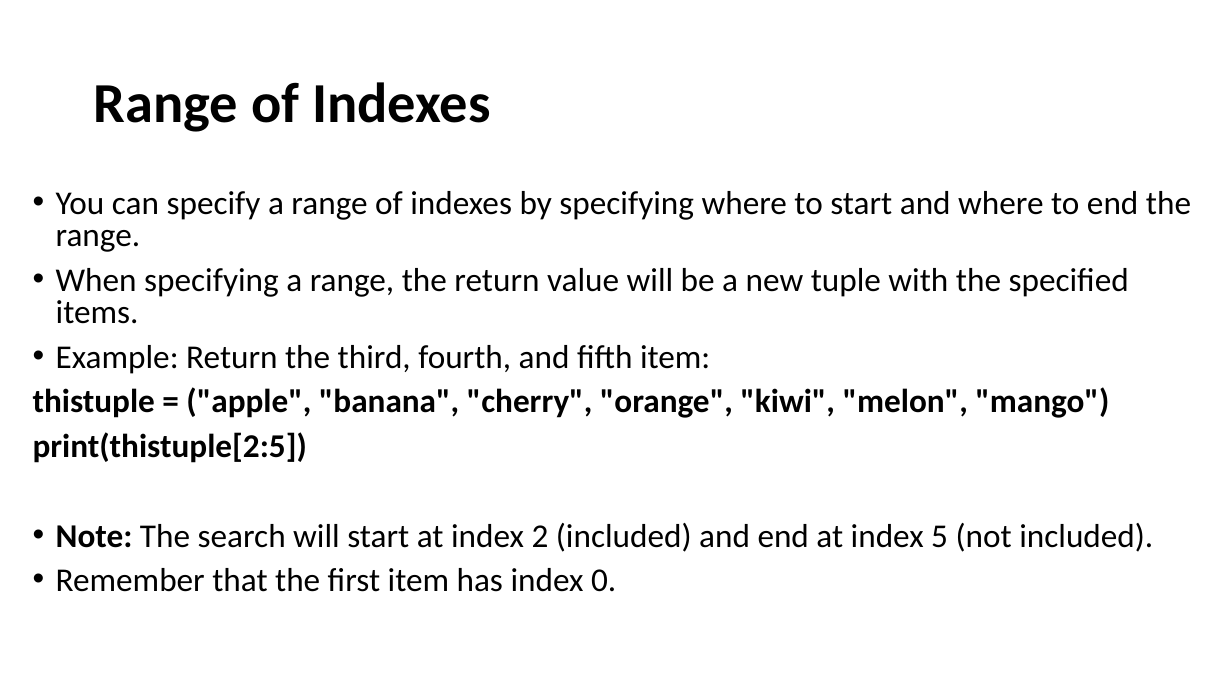
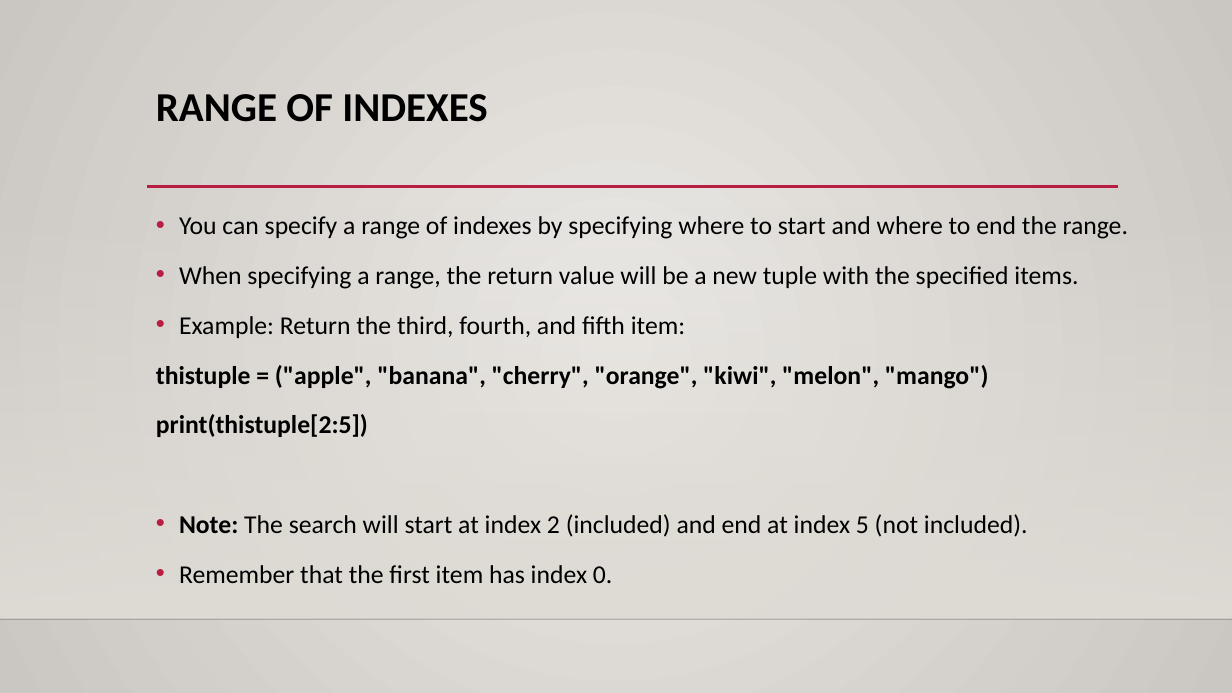
Before and after one commit to Gurpal-saghi-9/Python, a slide deck: slide 11 of PDF's Images/Python Tuples.pptx. Drawn at 1232x693 pixels with LibreOffice and Linux fonts; fonts in the diff are those of the drawing; background and template pictures are left out. Boxes give left, top, right and bottom in pixels: in the first picture for what was removed or moved away, otherwise in the second. Text is boxed around its words. In the diff, an @@ line names an element or a change of style, - is before the commit and + after.

```diff
--- a/PDF's Images/Python Tuples.pptx
+++ b/PDF's Images/Python Tuples.pptx
@@ background #FFFFFF to gradient #ECEAE7 to #CAC7C1 @@
@@ title "RANGE OF INDEXES" at bbox=[156, 94, 488, 122]: vertical alignment middle to top @@
@@ title at bbox=[156, 94, 488, 122]: text changed; size 44 to 32 pt @@
-Range of Indexes
+RANGE OF INDEXES
@@ rectangle added at bbox=[0, 204, 1232, 619], fill gradient #DFDBD5 @@
@@ text "You can specify a range ...": place and size @@
-text "You can specify a range ..." at bbox=[33, 191, 1191, 592]
+text "You can specify a range ..." at bbox=[156, 216, 1128, 583]
@@ text "You can specify a range ..." at bbox=[156, 216, 1128, 583]: size 25.9 to 20 pt; line spacing 0.8 to 1.2 @@
@@ line added from (147, 187) to (1118, 187), #B71E42 2.5 pt @@
@@ line added from (0, 619) to (1232, 619), #000001 1 pt @@
```
Also in this commit, not shown: 31 other slides changed, 3 other files.
